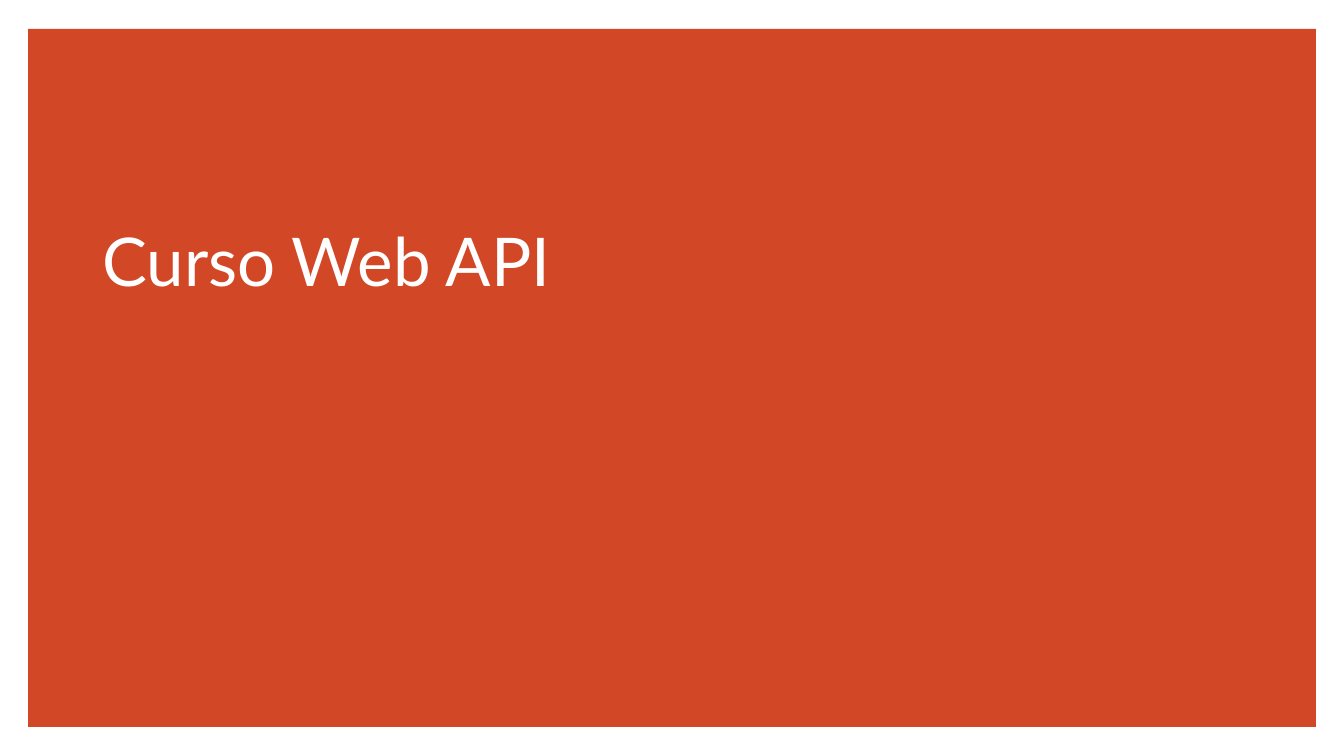
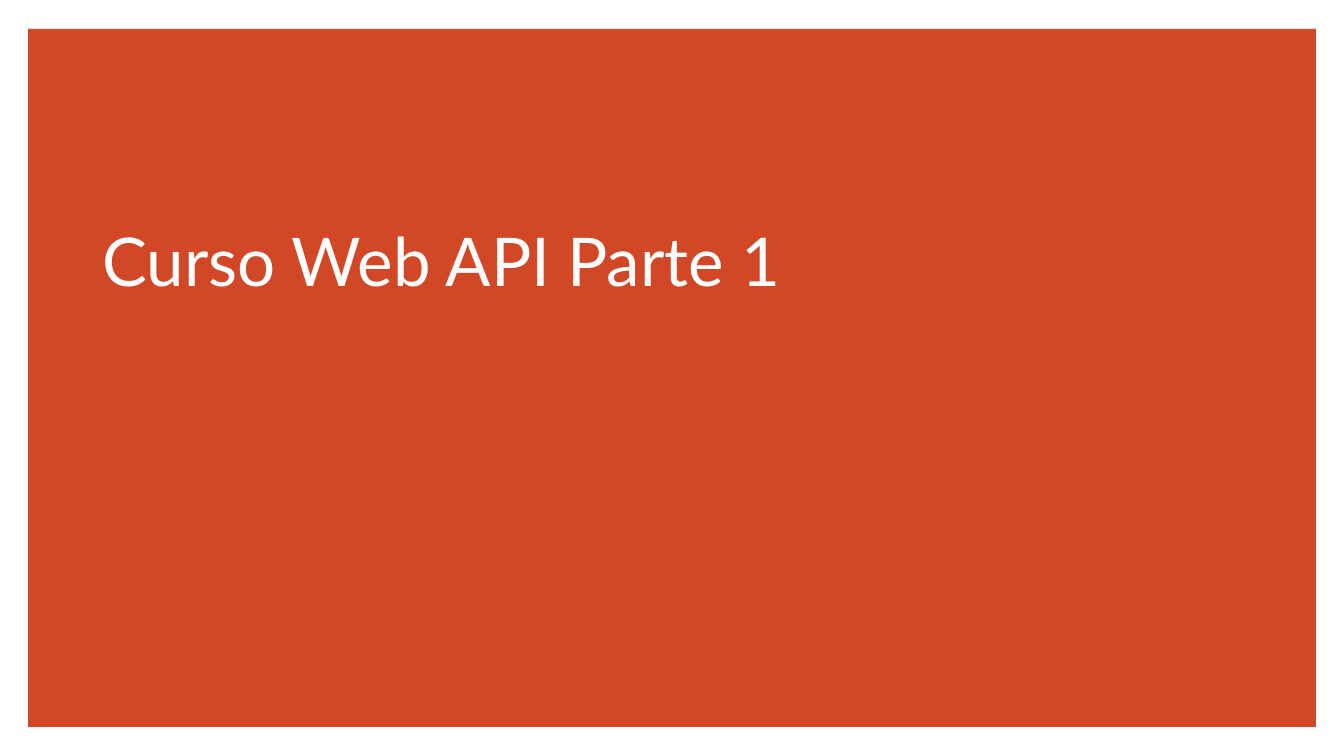
Before and after one commit to govinda777/Curso_Web_API_DOC, a slide deck: slide 1 of Curso Web API Parte 1.pptx. Drawn at 1344x756 pixels with LibreOffice and Linux fonts; fonts in the diff are those of the drawing. Boxes give left, top, right and bottom in pixels: in the first picture for what was removed or moved away, otherwise in the second. Text is boxed around its words. In the diff, an @@ line names an element or a change of style, - is before the commit and + after.

Commit message:
Atualizacao anotacoes ppt parte 2

```diff
--- a/Curso Web API Parte 1.pptx
+++ b/Curso Web API Parte 1.pptx
@@ title at (102, 236, 780, 287): text changed @@
-Curso Web API
+Curso Web API Parte 1
```
Also in this commit, not shown: 2 other slides changed, 1 slide added, 2 slides removed, 2 other files.
